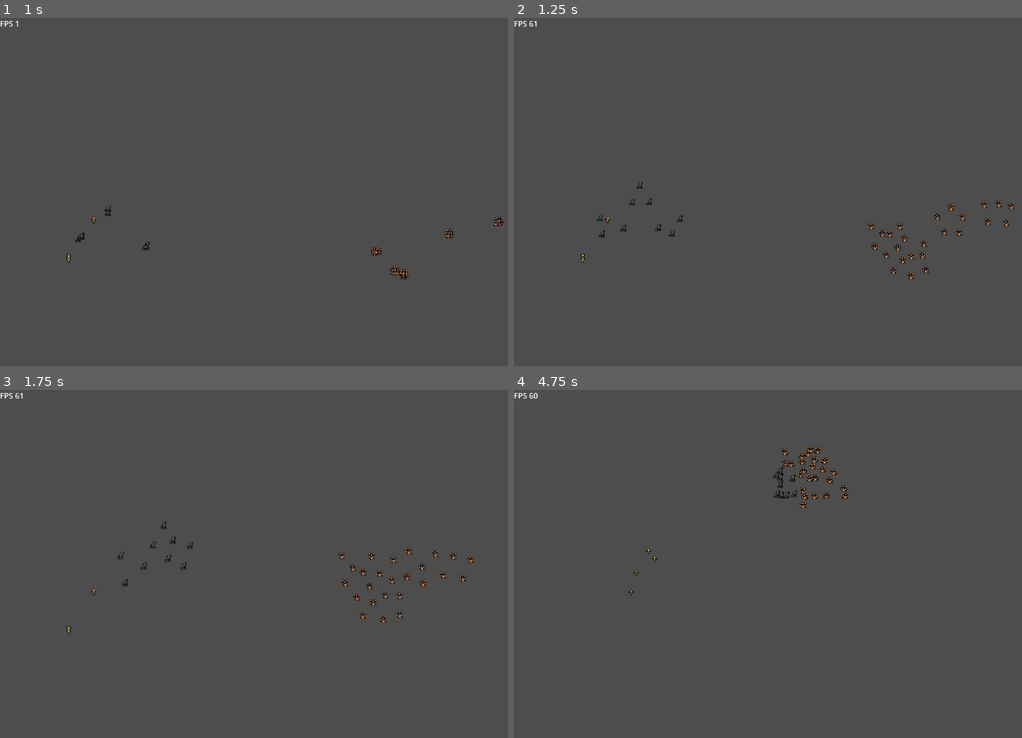
Above: before the commit, frames 1-4 (two rows, left to right).
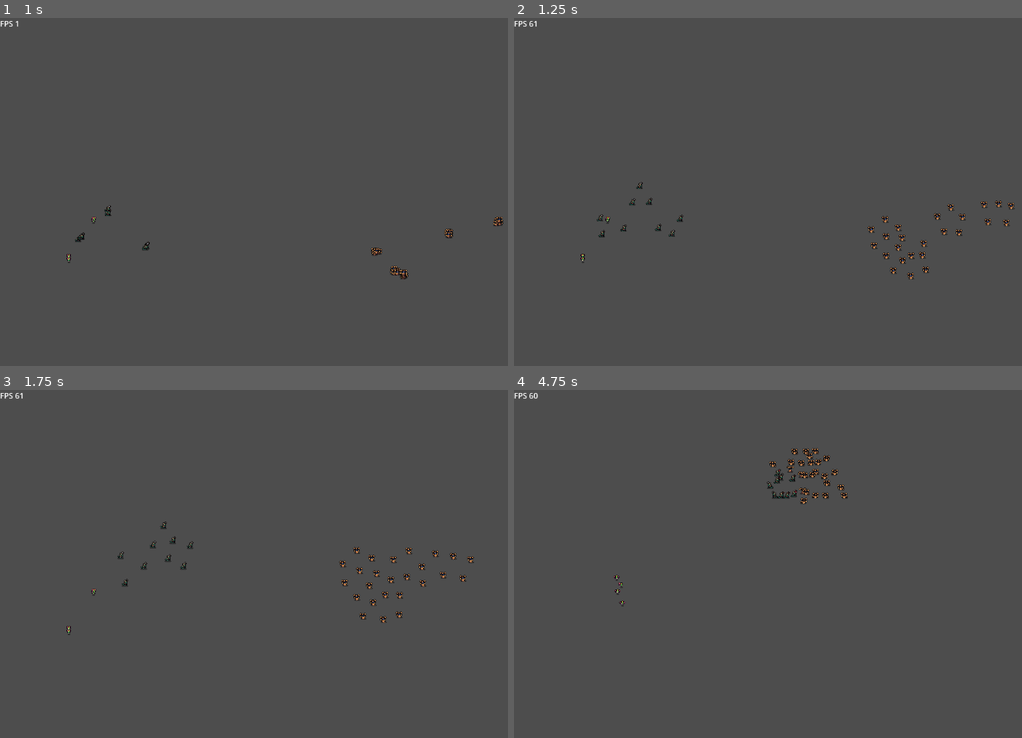
Above: after the commit, the same moments.

Repository: Snayff/nqp3
Game: Godot game, scene res://scenes/stages/combat/stage_combat.tscn
Two runs of this game, one before a commit and one after it. Both use one fixed random seed, a clock stepped at 60 frames per second and the inputs below.
Inputs:
- Up to frame 1 (1 s): tap Enter at 0.5 s
- Up to frame 2 (1.25 s): no input
- Up to frame 3 (1.75 s): no input
- Up to frame 4 (4.75 s): no input

Frame 1 is identical in both runs. In frame 2, 0.2% of the frame differs, in the area x 69-79%, y 56-71%; in frame 3, 0.3%; in frame 4, 0.8%, in the area x 19-66%, y 16-63%.

Commit message:
added target finder to action on init

Diff:
--- /dev/null
+++ b/scenes/components/action/action.tscn
@@ -0,0 +1,10 @@
+[gd_scene load_steps=2 format=3 uid="uid://beicjar6efrax"]
+
+[ext_resource type="Script" path="res://scenes/components/target_finder/target_finder.gd" id="1_6h745"]
+
+[node name="Action" type="Node2D"]
+
+[node name="TargetFinder" type="Area2D" parent="."]
+script = ExtResource("1_6h745")
+
+[node name="CooldownTimer" type="Timer" parent="."]
--- a/scenes/components/target_finder/target_finder.gd
+++ b/scenes/components/target_finder/target_finder.gd
@@ -2,12 +2,12 @@
 ## area2d complete with collision shape used to find actors within a radius from centre
 
 @onready var col_shape : CollisionShape2D = $CollisionShape2D
+@onready var visibility_timer : Timer = $VisibilityTimer
 
 var is_visible : bool = false:
 	set(value):
 		is_visible = value
-		if is_visible == true:
-			queue_redraw()
+		queue_redraw()
 var shape_colour : Color
 var radius : int = 20:
 	set(value):
@@ -18,7 +18,7 @@
 
 func _ready() -> void:
 	await get_tree().physics_frame
-	print("=============> " + get_parent().debug_name + "'s target finder synced with physics frame. " )
+	#print("=============> " + get_parent().debug_name + "'s target finder synced with physics frame. " )
 
 func _draw() -> void:
 	if is_visible:
@@ -27,12 +27,19 @@
 ## get all actors colliding with the shape
 ##
 ## helper function that uses get_overlapping_bodies but recasts to correct type and
-## also allows for a delay to wait for the next physics frame
-func get_actors_in_range(wait_frame: bool = false) -> Array[Actor]:
-	if wait_frame:
-		await get_tree().physics_frame
-
+func get_actors_in_range() -> Array[Actor]:
 	var overlapping : Array[Actor]
 	overlapping.assign(get_overlapping_bodies())
-	assert(overlapping is Array[Actor])
 	return overlapping
+
+
+func set_visibility(visible: bool, duration: float = 0) -> void:
+	var original_state : bool = is_visible
+
+	if is_visible != visible:
+		is_visible = visible
+
+	# set timer to revert to previous visibility
+	if duration != 0:
+		visibility_timer.start(duration)
+		visibility_timer.timeout.connect(set_visibility, original_state)
--- a/scenes/components/target_finder/target_finder.tscn
+++ b/scenes/components/target_finder/target_finder.tscn
@@ -15,3 +15,6 @@
 
 [node name="CollisionShape2D" type="CollisionShape2D" parent="."]
 shape = SubResource("CircleShape2D_4kht2")
+
+[node name="VisibilityTimer" type="Timer" parent="."]
+one_shot = true
--- a/scenes/entities/actor/actor.gd
+++ b/scenes/entities/actor/actor.gd
@@ -409,6 +409,7 @@
 	) -> void:
 	if _target_refresh_timer.is_stopped():
 		refresh_target(target_type, preferences)
+		_target_refresh_timer.start(1)
 
 
 ## get new target and update _ai and nav's target
@@ -426,12 +427,9 @@
 
 	# FIXME: placeholder until Unit AI added
 	if _target == null:
-		var group_to_target : String
-		if is_in_group("team1"):
-			group_to_target = "team2"
-		else:
-			group_to_target = "team1"
+		var group_to_target : String = Utility.get_target_group(self, Constants.TargetType.ENEMY)
 		_target = get_tree().get_nodes_in_group(group_to_target)[0]   # just pick the first enemy node and move towards them, eventually will be in range
+		print(debug_name + " randomly picked " + _target.debug_name + " to run towards.")
 
 	# relisten to target changes
 	if not _target.is_connected("no_longer_targetable", refresh_target):
--- a/scripts/actions/attacks/stanza.gd
+++ b/scripts/actions/attacks/stanza.gd
@@ -13,26 +13,16 @@
 
 	_base_cooldown = 4.0
 	_base_stamina_cost = 20
-	_base_damage = 0
-	_base_damage_type = Constants.DamageType.MAGIC
 	_base_cast_time = 0.5
-	_base_range = 400.0
+	_base_range = 500.0
 
 
 func use(initial_target: Actor) -> void:
 	super(initial_target)
 
 	# get all targets in range
-
-	var target_finder = Factory.add_target_finder(_creator, range, true, Color(0.51, 0.094, 0))
-	#_creator.add_child(target_finder)
-	var targets : Array = await target_finder.get_actors_in_range(true)
-
-#
-#	var targets : Array[Actor] = Utility.get_actors_in_area(_creator.global_position, range)
-#	var c = Node2D.new()
-#	_creator.add_child(c)
-#	c.draw_arc(Vector2.ZERO, range, 0, 360, 32, Color(0.51, 0.094, 0))
+	var targets : Array = target_finder.get_actors_in_range()
+	target_finder.set_visibility(true, 0.3)
 
 	# find allies
 	var target_group : String = Utility.get_target_group(_creator, target_type)
@@ -40,12 +30,8 @@
 		if target_.is_in_group(target_group):
 
 			# apply status effect
+			_target = target_
 			_effect_status("motivation")
-
-
-
-
-
 
 
 func get_description() -> String:
--- a/scripts/actions/base_action.gd
+++ b/scripts/actions/base_action.gd
@@ -62,6 +62,8 @@
 		return _cooldown_timer.is_stopped()
 	set(_value):
 		push_warning("Tried to set is_ready directly. Not allowed.")
+var target_finder: TargetFinder
+
 
 ######### UI ##############
 
@@ -73,6 +75,10 @@
 	_creator = creator
 
 	uid = Utility.generate_id()
+
+	target_finder = Factory.add_target_finder(_creator, range)
+	target_finder.set_name("TargetFinder_" + friendly_name)
+	#_creator.add_child(target_finder)
 
 	_cooldown_timer = Timer.new()
 	_cooldown_timer.set_name("CooldownTimer_" + friendly_name)
--- a/scripts/actions/status_effects/exhaustion.gd
+++ b/scripts/actions/status_effects/exhaustion.gd
@@ -33,4 +33,4 @@
 
 
 func get_description() -> String:
-	return "Blighted to the point of sickness."
+	return "One can only fight for so long."
--- a/scripts/actions/status_effects/motivation.gd
+++ b/scripts/actions/status_effects/motivation.gd
@@ -8,12 +8,8 @@
 
 	target_type = Constants.TargetType.ANY
 
-	_base_cooldown = 1.0
-	_base_damage = 0
-	_base_damage_type = Constants.DamageType
-
 	# status effect attrs
-	_base_duration = 0.5  # less than cooldown, so only applied once
+	_base_duration = 1.5  # less than cooldown, so only applied once
 	stat_modifiers = []
 
 	var move_speed_boost = StatModifier.new("move_speed", Constants.StatModType.ADD, 100)
--- a/scripts/components/actor_actions.gd
+++ b/scripts/components/actor_actions.gd
@@ -47,7 +47,7 @@
 
 	var attack = attacks[uid]
 	if not attack.is_ready:
-		push_warning("Tried to use attack, (" + attack.friendly_name + ") that isnt.")
+		push_warning("Tried to use attack (" + attack.friendly_name + ") that isnt ready.")
 
 	attack.use(target)
 	attack.reset_cooldown()
--- a/scripts/components/actor_ai.gd
+++ b/scripts/components/actor_ai.gd
@@ -49,12 +49,15 @@
 		var is_correct_type = target_.is_in_group(group_to_target)
 		if is_alive and is_correct_type:
 			valid_targets.append(target_)
-		else:
-			# debug couldnt find anyone
-			print(
-				_creator.debug_name + " couldnt find target of type " + group_to_target + " in range (" +
-				str(_creator._target_finder.radius) + ")."
-			)
+
+	if valid_targets.size() == 0:
+		# debug couldnt find anyone
+		print(
+			_creator.debug_name + " couldnt find target of type " + group_to_target + " in range (" +
+			str(_creator._target_finder.radius) + ")."
+		)
+		return null
+
 
 	# filter by preferences
 	var pref_targets: Array[Actor] = []
--- a/scripts/components/actor_stats.gd
+++ b/scripts/components/actor_stats.gd
@@ -179,6 +179,7 @@
 	_modifiers[stat_mod.stat_name][stat_mod.uid] = {"type": stat_mod.mod_type, "value": stat_mod.amount}
 
 	_recalculate(stat_mod.stat_name)
+	print("Added stat modifier to " + get_parent().debug_name + ". " + stat_mod.stat_name + " is now " + str(get(stat_mod.stat_name)))
 
 
 ## Removes a modifier from stat.
@@ -187,3 +188,5 @@
 
 	_modifiers[stat_name].erase(id)
 	_recalculate(stat_name)
+
+	print("Stat modifier removed from " + get_parent().debug_name + ". " + stat_name + " is now " + str(get(stat_name)))
--- a/scripts/components/actor_status_effects.gd
+++ b/scripts/components/actor_status_effects.gd
@@ -21,6 +21,7 @@
 		return
 
 	_effects[status_effect.uid] = status_effect
+	print(status_effect.friendly_name + " added to " + get_parent().debug_name + ".")
 
 	# signal for  all stat mods, to be picked up in Actor
 	for stat_mod in status_effect.stat_modifiers:
--- a/scripts/globals/factory.gd
+++ b/scripts/globals/factory.gd
@@ -271,7 +271,7 @@
 ############# ADDITIONAL COMPONENTS ##########
 
 func add_target_finder(creator: Actor, radius: int, is_visible: bool = false, colour: Color = Color(0, 0, 0, 0)) -> TargetFinder:
-	print("Creating new target finder for " + creator.debug_name + " ===========>")
+	#print("Creating new target finder for " + creator.debug_name + " ===========>")
 	var target_finder : TargetFinder = _TargetFinder.instantiate()
 	creator.add_child(target_finder)  # need to add child to trigger the onready stuff
 	target_finder.radius = radius
